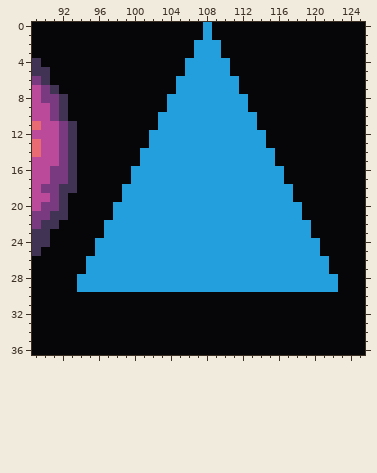
A pixel-art file gets an edit: assets/sprites.ase. This is how it looked before the edit.
428x256 pixels, 1 frame. Shown: x 89..125, y 0..36.
The same view after the edit:
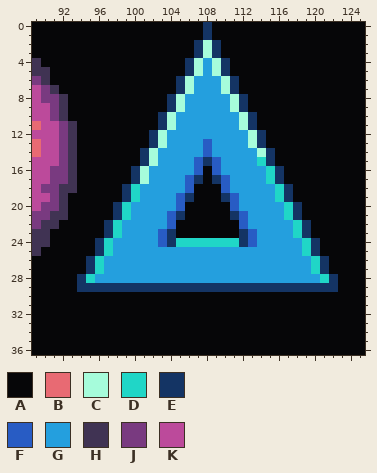
Palette (. is transparent): A #060608  B #e86a73  C #a6fcdb  D #20d6c7  E #143464  F #285cc4  G #249fde  H #403353  J #793a80  K #bc4a9b
Difference:
--- layer "Layer 4"
@@ x 89..125 @@
- 0 AAAAAAAAAAAAAAAAAAAGAAAAAAAAAAAAAAAAA
- 1 AAAAAAAAAAAAAAAAAAAGAAAAAAAAAAAAAAAAA
- 2 AAAAAAAAAAAAAAAAAAGGGAAAAAAAAAAAAAAAA
- 3 AAAAAAAAAAAAAAAAAAGGGAAAAAAAAAAAAAAAA
- 4 HAAAAAAAAAAAAAAAAGGGGGAAAAAAAAAAAAAAA
- 5 HHAAAAAAAAAAAAAAAGGGGGAAAAAAAAAAAAAAA
- 6 JHAAAAAAAAAAAAAAGGGGGGGAAAAAAAAAAAAAA
- 7 KJHAAAAAAAAAAAAAGGGGGGGAAAAAAAAAAAAAA
- 8 KJJHAAAAAAAAAAAGGGGGGGGGAAAAAAAAAAAAA
- 9 KKJHAAAAAAAAAAAGGGGGGGGGAAAAAAAAAAAAA
-10 KKJHAAAAAAAAAAGGGGGGGGGGGAAAAAAAAAAAA
-11 BKKJHAAAAAAAAAGGGGGGGGGGGAAAAAAAAAAAA
-12 KKKJHAAAAAAAAGGGGGGGGGGGGGAAAAAAAAAAA
-13 BKKJHAAAAAAAAGGGGGGGGGGGGGAAAAAAAAAAA
-14 BKKJHAAAAAAAGGGGGGGGGGGGGGGAAAAAAAAAA
-15 KKKJHAAAAAAAGGGGGGGGGGGGGGGAAAAAAAAAA
-16 KKJJHAAAAAAGGGGGGGGGGGGGGGGGAAAAAAAAA
-17 KKJJHAAAAAAGGGGGGGGGGGGGGGGGAAAAAAAAA
-18 KJJHHAAAAAGGGGGGGGGGGGGGGGGGGAAAAAAAA
-19 KKJHAAAAAAGGGGGGGGGGGGGGGGGGGAAAAAAAA
-20 KJJHAAAAAGGGGGGGGGGGGGGGGGGGGGAAAAAAA
-21 JJHHAAAAAGGGGGGGGGGGGGGGGGGGGGAAAAAAA
-22 JHHAAAAAGGGGGGGGGGGGGGGGGGGGGGGAAAAAA
-23 HHAAAAAAGGGGGGGGGGGGGGGGGGGGGGGAAAAAA
-24 HHAAAAAGGGGGGGGGGGGGGGGGGGGGGGGGAAAAA
-25 HAAAAAAGGGGGGGGGGGGGGGGGGGGGGGGGAAAAA
-26 AAAAAAGGGGGGGGGGGGGGGGGGGGGGGGGGGAAAA
-27 AAAAAAGGGGGGGGGGGGGGGGGGGGGGGGGGGAAAA
-28 AAAAAGGGGGGGGGGGGGGGGGGGGGGGGGGGGGAAA
-29 AAAAAGGGGGGGGGGGGGGGGGGGGGGGGGGGGGAAA
+ 0 AAAAAAAAAAAAAAAAAAAEAAAAAAAAAAAAAAAAA
+ 1 AAAAAAAAAAAAAAAAAAAEAAAAAAAAAAAAAAAAA
+ 2 AAAAAAAAAAAAAAAAAAECEAAAAAAAAAAAAAAAA
+ 3 AAAAAAAAAAAAAAAAAAECEAAAAAAAAAAAAAAAA
+ 4 HAAAAAAAAAAAAAAAAECGCEAAAAAAAAAAAAAAA
+ 5 HHAAAAAAAAAAAAAAAECGCEAAAAAAAAAAAAAAA
+ 6 JHAAAAAAAAAAAAAAECGGGCEAAAAAAAAAAAAAA
+ 7 KJHAAAAAAAAAAAAAECGGGCEAAAAAAAAAAAAAA
+ 8 KJJHAAAAAAAAAAAECGGGGGCEAAAAAAAAAAAAA
+ 9 KKJHAAAAAAAAAAAECGGGGGCEAAAAAAAAAAAAA
+10 KKJHAAAAAAAAAAECGGGGGGGCEAAAAAAAAAAAA
+11 BKKJHAAAAAAAAAECGGGGGGGCEAAAAAAAAAAAA
+12 KKKJHAAAAAAAAECGGGGGGGGGCEAAAAAAAAAAA
+13 BKKJHAAAAAAAAECGGGGFGGGGCEAAAAAAAAAAA
+14 BKKJHAAAAAAAECGGGGGFGGGGGCEAAAAAAAAAA
+15 KKKJHAAAAAAAECGGGGFEFGGGGDEAAAAAAAAAA
+16 KKJJHAAAAAAECGGGGGFAFGGGGGDEAAAAAAAAA
+17 KKJJHAAAAAAECGGGGFEAEFGGGGDEAAAAAAAAA
+18 KJJHHAAAAAEDGGGGGFAAAFGGGGGDEAAAAAAAA
+19 KKJHAAAAAAEDGGGGFEAAAEFGGGGDEAAAAAAAA
+20 KJJHAAAAAEDGGGGGFAAAAAFGGGGGDEAAAAAAA
+21 JJHHAAAAAEDGGGGFEAAAAAEFGGGGDEAAAAAAA
+22 JHHAAAAAEDGGGGGFAAAAAAAFGGGGGDEAAAAAA
+23 HHAAAAAAEDGGGGFEAAAAAAAEFGGGGDEAAAAAA
+24 HHAAAAAEDGGGGGFEDDDDDDDEFGGGGGDEAAAAA
+25 HAAAAAAEDGGGGGGGGGGGGGGGGGGGGGDEAAAAA
+26 AAAAAAEDGGGGGGGGGGGGGGGGGGGGGGGDEAAAA
+27 AAAAAAEDGGGGGGGGGGGGGGGGGGGGGGGDEAAAA
+28 AAAAAEDGGGGGGGGGGGGGGGGGGGGGGGGGDEAAA
+29 AAAAAEEEEEEEEEEEEEEEEEEEEEEEEEEEEEAAA
 30 AAAAAAAAAAAAAAAAAAAAAAAAAAAAAAAAAAAAA
Changed places in both pictures, as pixel boxes (x1, y1, x2, y2):
changed: (77, 22, 338, 292)
